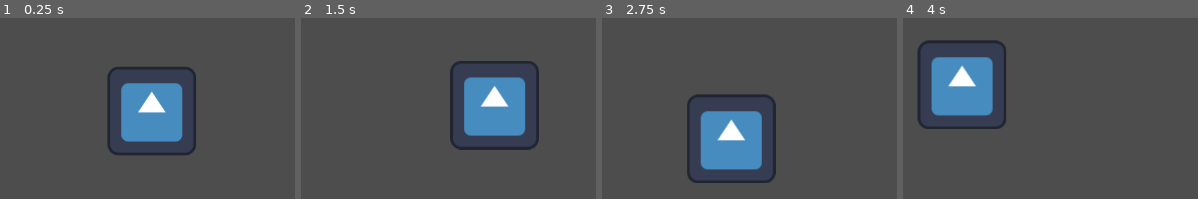
Above: before the commit, frames 1-4 (left to right).
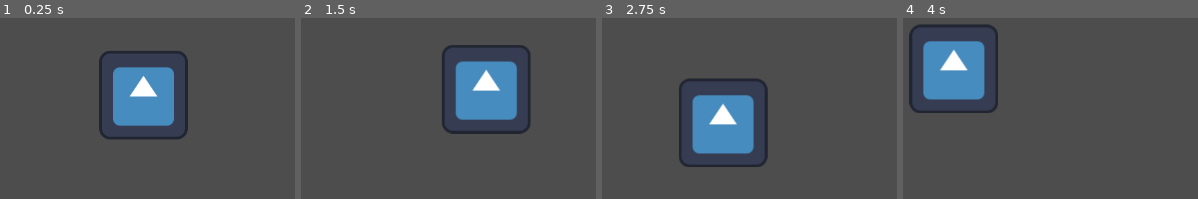
Above: after the commit, the same moments.

Repository: Bloopskidoodle/beegame
Game: Godot game, scene res://Test_Game.tscn
The game is run twice, just before and just after one commit, with the same random seed, the same clock (stepped at 60 frames per second) and the same inputs. The engine's default icon, where the game draws it, is replaced by a stand-in: a white triangle on a blue panel in a dark square.
Inputs (mouse positions are in pixels of both pictures, inside the frame that each line leads up to):
- Up to frame 1 (0.25 s): no input
- Up to frame 2 (1.5 s): tap Enter at 0.5 s; move the mouse to (outside the picture) at 0.52 s; tap Space at 1.25 s; move the mouse to (outside the picture) at 1.27 s
- Up to frame 3 (2.75 s): tap Enter at 2 s; move the mouse to (outside the picture) at 2.02 s
- Up to frame 4 (4 s): move the mouse to (1006, 186) at 2.77 s; move the mouse to (outside the picture) at 3.52 s

The runs differ from the first frame. In frame 1, 9.1% of the frame differs, in the area x 33-67%, y 18-76%; in frame 2, 9.3%; in frame 3, 9.3%, in the area x 26-59%, y 33-92%; in frame 4, 9.3%.

Commit message:
Minor Edits + Questionable Cursor

Diff:
--- a/DynamicCamera.tscn
+++ b/DynamicCamera.tscn
@@ -2,7 +2,7 @@
 
 [ext_resource type="Script" path="res://DynamicCamera.gd" id="1_waqh4"]
 
-[node name="Camera + arrow" type="Node2D"]
+[node name="Dynamic Camera" type="Node2D"]
 
 [node name="DynamicCamera" type="Camera2D" parent="."]
 position_smoothing_enabled = true
--- a/Test_Game.tscn
+++ b/Test_Game.tscn
@@ -8,5 +8,4 @@
 [node name="Node2D" parent="." instance=ExtResource("1_aq13s")]
 position = Vector2(12, 23)
 
-[node name="Camera + arrow" parent="Node2D" instance=ExtResource("2_r15pv")]
-position = Vector2(-12, -23)
+[node name="Dynamic Camera" parent="Node2D" instance=ExtResource("2_r15pv")]
--- a/project.godot
+++ b/project.godot
@@ -14,3 +14,7 @@
 run/main_scene="res://Test_Game.tscn"
 config/features=PackedStringArray("4.0", "Forward Plus")
 config/icon="res://icon.svg"
+
+[display]
+
+mouse_cursor/custom_image="res://cursor.png"
Binary file added: cursor.png
Not shown, added: cursor.png.import
Not shown, added: cursor.clip
